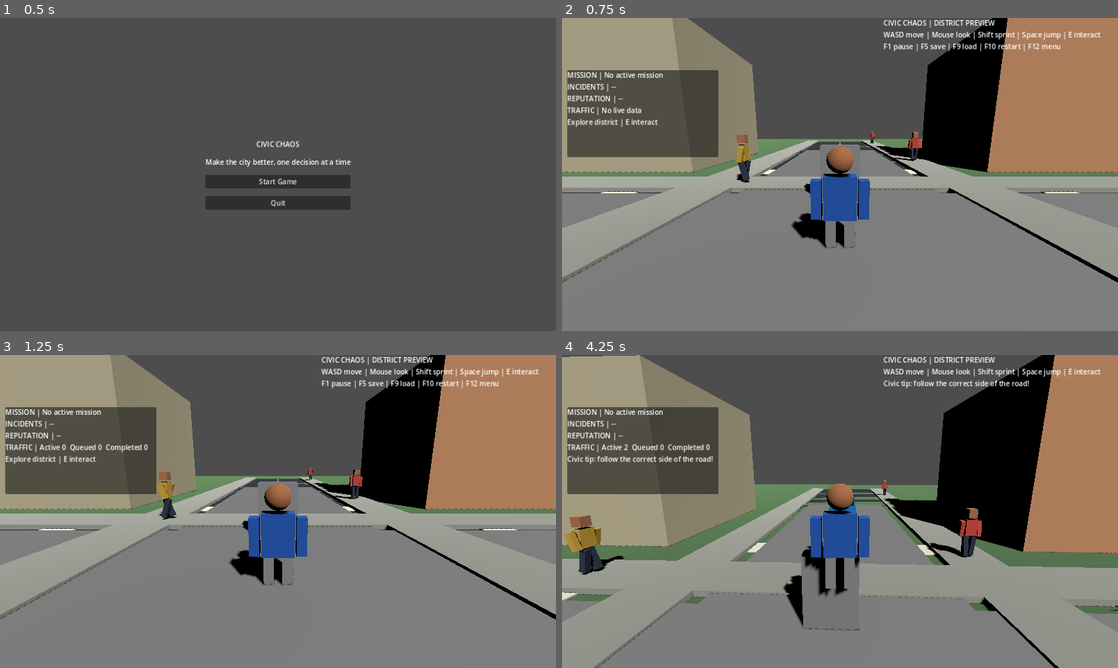
Above: before the commit, frames 1-4 (two rows, left to right).
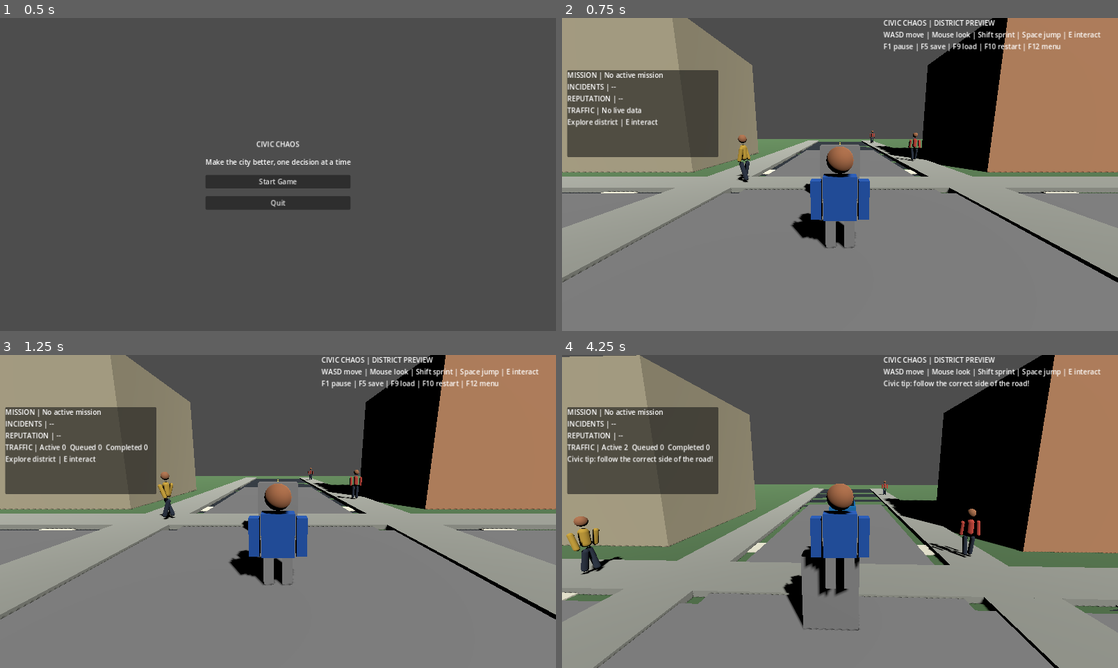
Above: after the commit, the same moments.

Repository: gauravprajapat-23/civic-chaos
Game: Godot game, scene res://scenes/core/menu.tscn
Two runs of this game, one before a commit and one after it. Both use one fixed random seed, a clock stepped at 60 frames per second and the inputs below.
Inputs (mouse positions are in pixels of both pictures, inside the frame that each line leads up to):
- Up to frame 1 (0.5 s): no input
- Up to frame 2 (0.75 s): click "Start Game" at 0.5 s
- Up to frame 3 (1.25 s): no input
- Up to frame 4 (4.25 s): tap Enter at 1.25 s; move the mouse to (867, 511) at 1.27 s; hold E (interact) 1.28-2.03 s; hold W (move_forward) from 1.28 s (still down); tap Space (jump) at 1.52, 2.27, 3.77 s; move the mouse to (812, 511) at 2.02 s; tap Shift (sprint) at 2.1, 3.6 s; move the mouse to (851, 505) at 2.77 s; hold E (interact) 2.78-3.53 s; move the mouse to (834, 517) at 3.52 s

Frame 1 is identical in both runs. In frame 2, 0.3% of the frame differs, in the area x 31-65%, y 36-53%; in frame 3, 0.3%; in frame 4, 0.9%, in the area x 0-76%, y 40-71%.

Commit message:
feat(npc): replace blocky pedestrian heads and limbs with rounded geometry

Diff:
--- a/scripts/npc/district_pedestrians.gd
+++ b/scripts/npc/district_pedestrians.gd
@@ -43,9 +43,16 @@
     var part := MeshInstance3D.new()
     part.name = part_name
     part.position = position_value
-    var mesh := BoxMesh.new()
-    mesh.size = size
-    part.mesh = mesh
+    if part_name == "Head":
+        var head_mesh := SphereMesh.new()
+        head_mesh.radius = size.x * 0.5
+        head_mesh.height = size.y
+        part.mesh = head_mesh
+    else:
+        var limb_mesh := CapsuleMesh.new()
+        limb_mesh.radius = minf(size.x, size.z) * 0.5
+        limb_mesh.height = maxf(size.y, limb_mesh.radius * 2.0)
+        part.mesh = limb_mesh
     var material := StandardMaterial3D.new()
     material.albedo_color = color
     part.material_override = material
@@ -53,6 +60,8 @@
     return part
 
 func _process(delta: float) -> void:
+    if delta <= 0.0:
+        return
     _elapsed += delta
     var length: float = district_extent * 1.65
     for index in range(_walkers.size()):
